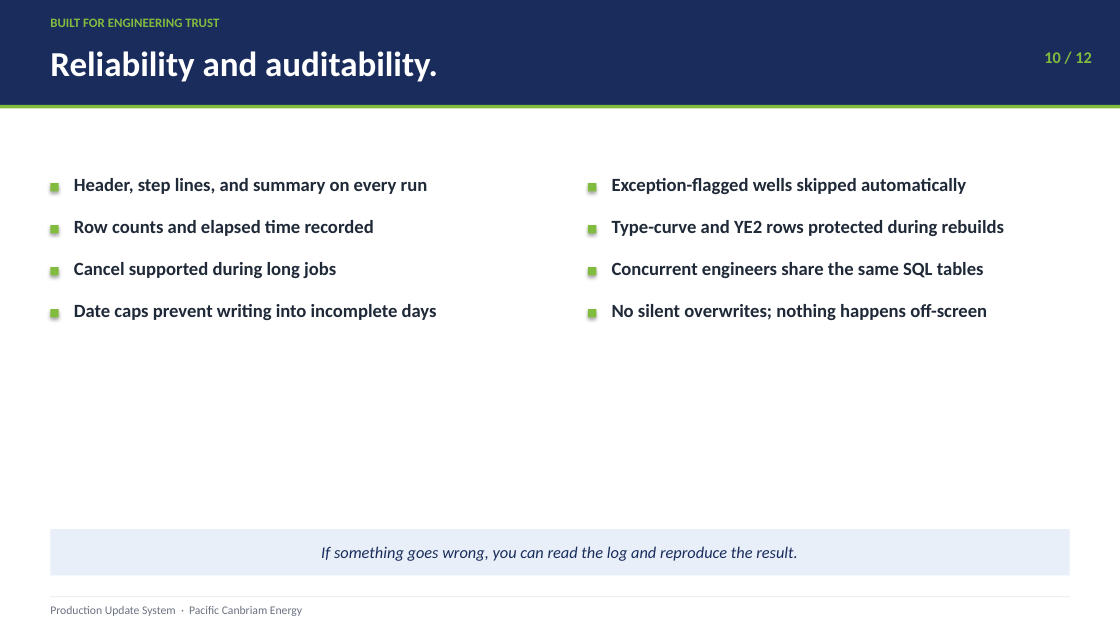
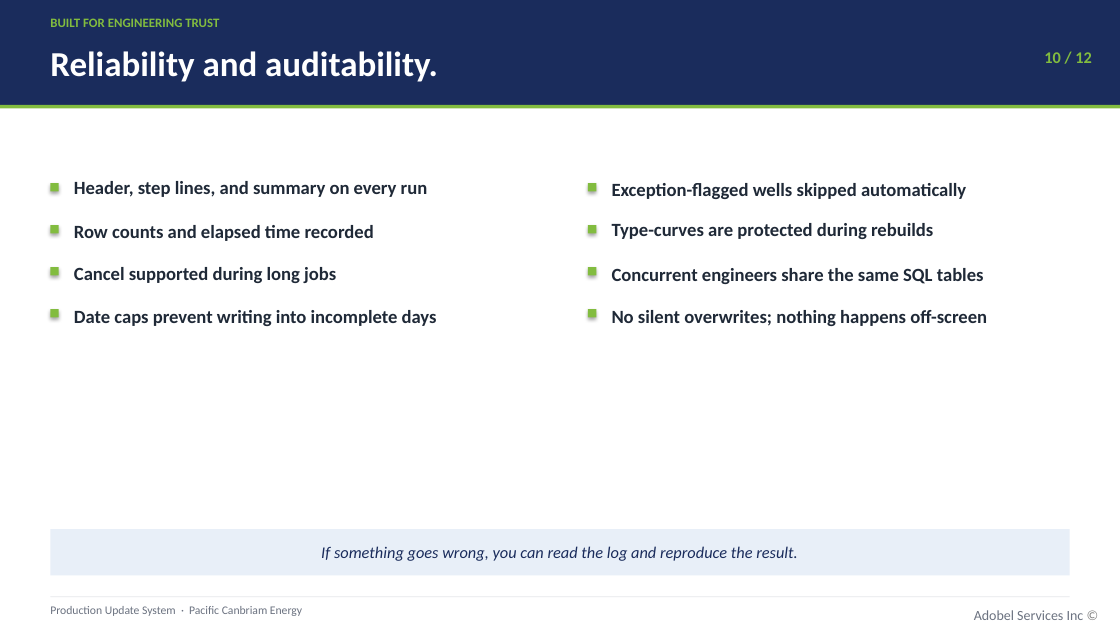
Before and after one commit to IfeanyiAyadiuno/ETL_Load, a slide deck: slide 10 of docs/Production_Update_Presentation.pptx. Drawn at 1120x630 pixels with LibreOffice and Linux fonts; fonts in the diff are those of the drawing. Boxes give left, top, right and bottom in pixels: in the first picture for what was removed or moved away, otherwise in the second. Text is boxed around its words. In the diff, an @@ line names an element or a change of style, - is before the commit and + after.

```diff
--- a/docs/Production_Update_Presentation.pptx
+++ b/docs/Production_Update_Presentation.pptx
@@ text at [612, 223, 933, 239]: text changed @@
-Type-curve and YE2 rows protected during rebuilds
+Type-curves are protected during rebuilds
@@ 6 texts: place and size @@
-6 texts at [74, 178, 987, 320]
+6 texts at [74, 183, 987, 326]
@@ text added at [974, 610, 1084, 620], 12 pt, text #6B7280 @@
+Adobel Services Inc ©
```
Also in this commit, not shown: 10 other slides changed, 1 slide added, 1 slide removed, 3 other files.
